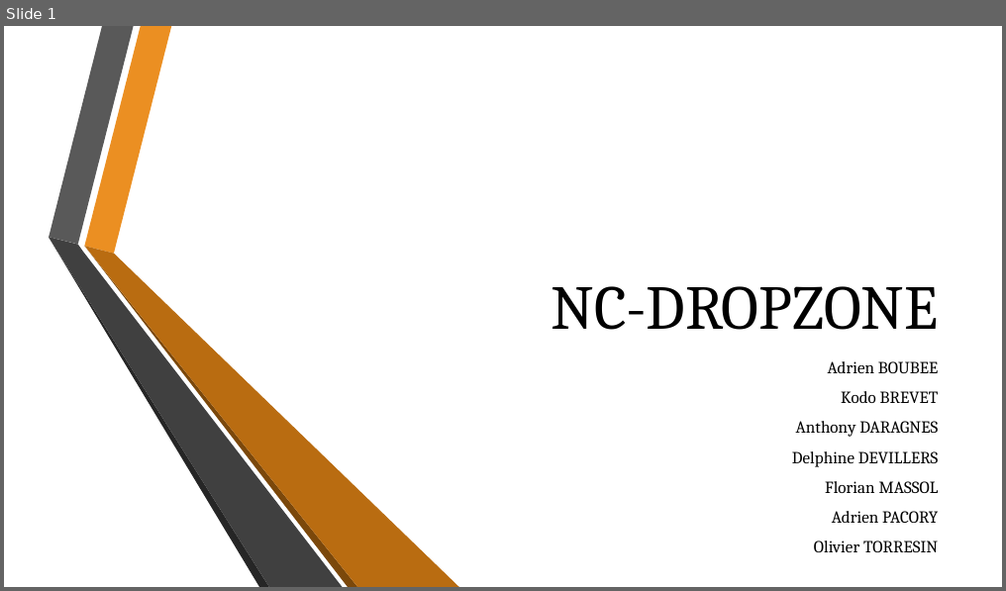
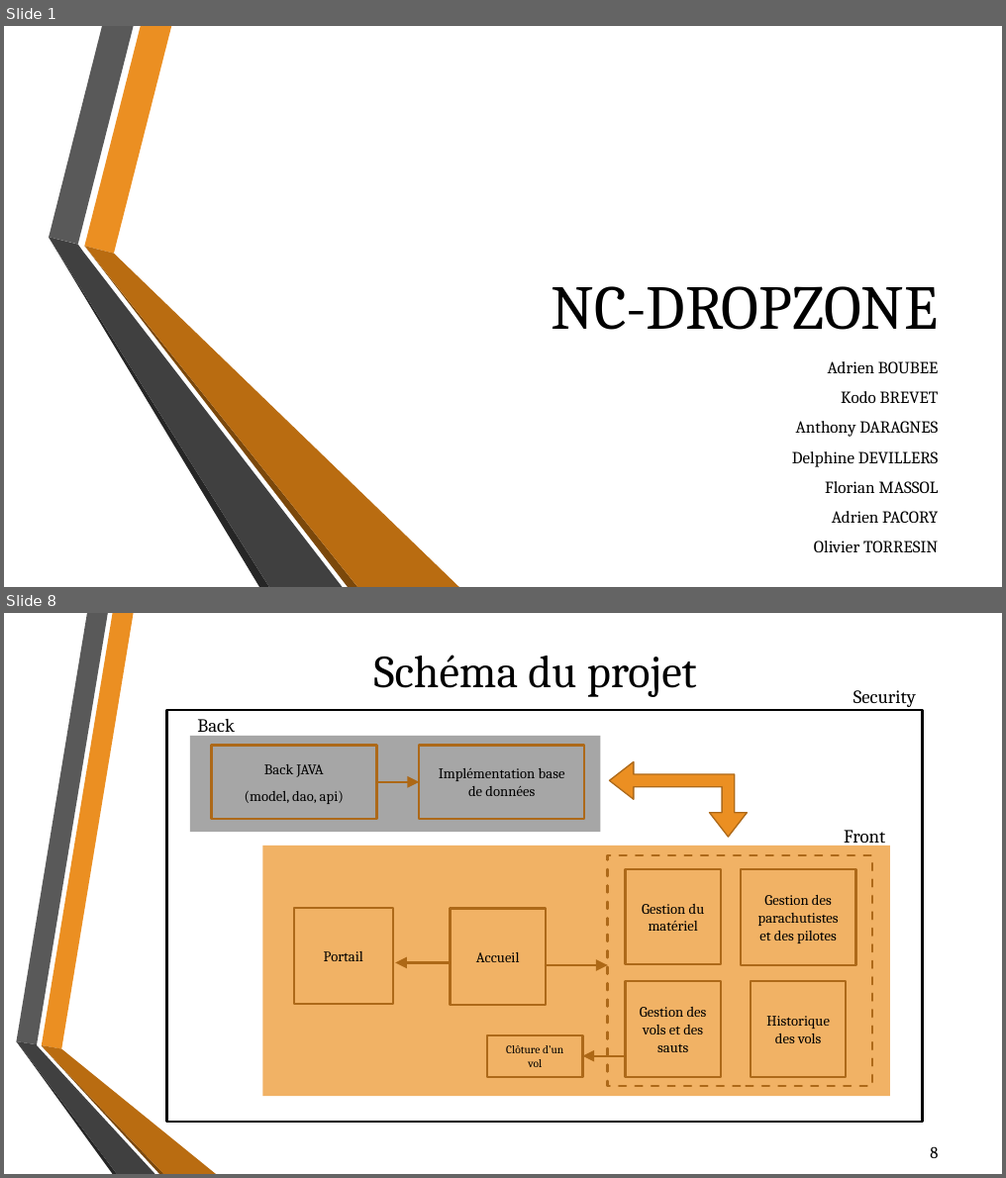
Before and after one commit to ddevillers/ncdz, a slide deck: NC-DROPZONE.pptx. Shown one above the other, each under a label of ours: slide 1 before the commit, slides 1 and 8 after it; the slides between them are not shown. The pictures are 1006x591 and 1006x1178 pixels, drawn with LibreOffice and Linux fonts; fonts in the diff are those of the drawing; background and template pictures are left out. Boxes give left, top, right and bottom in pixels: in the first picture for what was removed or moved away, otherwise in the second. Text is boxed around its words. In the diff, an @@ line names an element or a change of style, - is before the commit and + after.

```diff
--- a/NC-DROPZONE.pptx
+++ b/NC-DROPZONE.pptx
@@ slide 8 added at (4, 613, 1002, 1174), background picture (left out) @@
@@ title added at (374, 655, 697, 697), 44 pt, text #000000 @@
+Schéma du projet
@@ text added at (853, 690, 916, 707), 18 pt, text #000000 @@
+Security
@@ rectangle added at (167, 710, 923, 1122), outline #000000 2.25 pt @@
@@ text added at (197, 719, 235, 738), 18 pt, text #000000 @@
+Back
@@ left up arrow added at (610, 761, 747, 837), fill #EB8F22, outline #AE6A19 1.25 pt @@
@@ text added at (844, 830, 885, 848), 18 pt, text #000000 @@
+Front
@@ group added at (16, 613, 216, 1174): 6 freeform shapes @@
@@ group added at (190, 736, 890, 1096): 12 rectangles, 9 texts, 4 arrows @@
+Back JAVA
+(model, dao, api)
+Implémentation base de données
+Accueil
+Portail
+Gestion des vols et des sauts
+Gestion des parachutistes et des pilotes
+Gestion du matériel
+Historique des vols
+Clôture d’un vol
@@ page number added at (930, 1147, 938, 1158), 16 pt, text #000000 @@
+8
```
Also in this commit, not shown: 8 slides changed, 4 other slides added, 1 slide removed, 1 other file.
